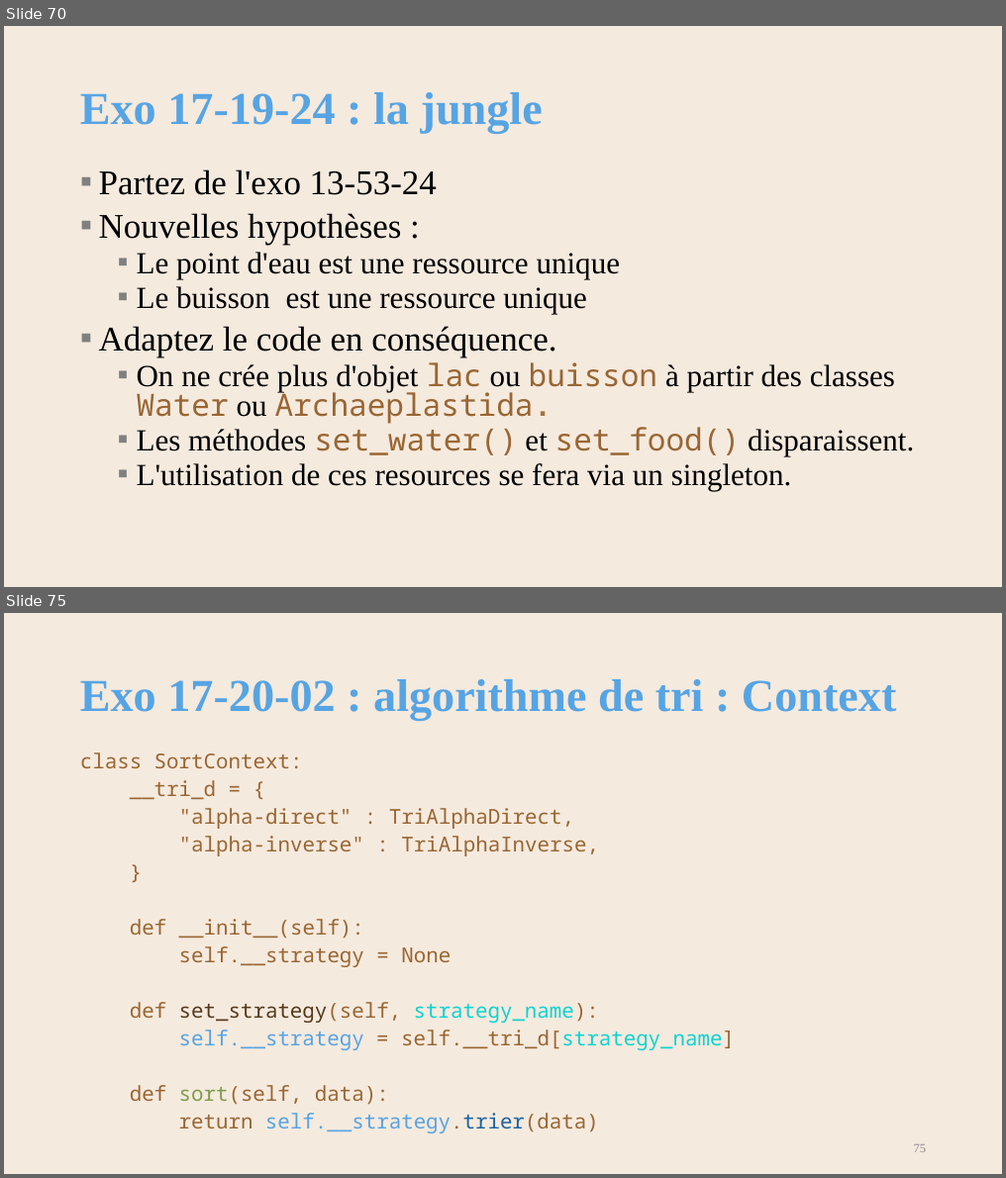
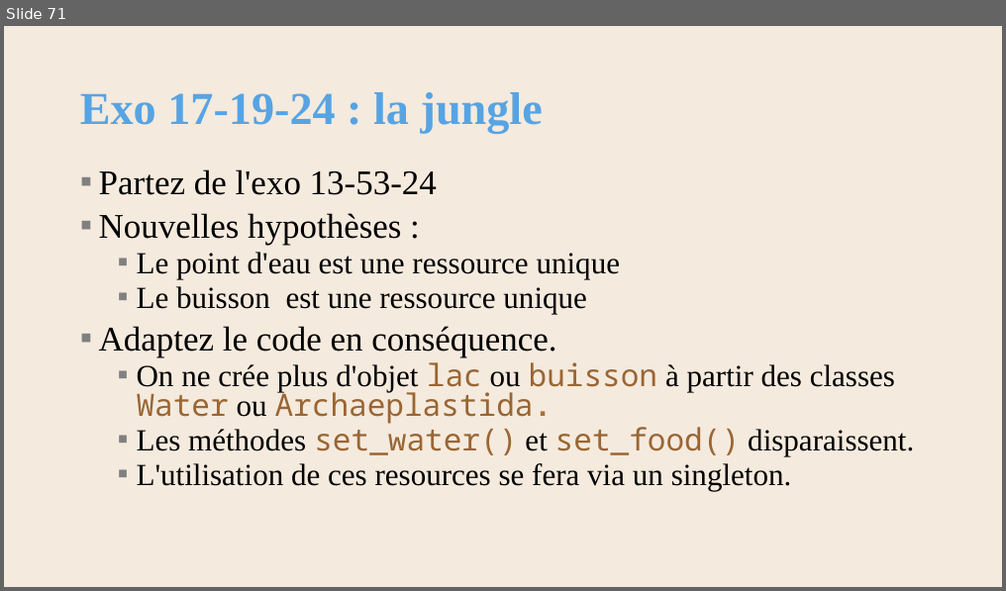
Before and after one commit to AlainWafflard/4IPO3, a slide deck: 17-POO-design-pattern/syllabus_17.pptx. Shown one above the other, each under a label of ours: slides 70 and 75 before the commit, slide 71 after it; the slides between them are not shown. The pictures are 1006x1178 and 1006x591 pixels, drawn with LibreOffice and Linux fonts; fonts in the diff are those of the drawing; background and template pictures are left out. Boxes give left, top, right and bottom in pixels: in the first picture for what was removed or moved away, otherwise in the second. Text is boxed around its words. In the diff, an @@ line names an element or a change of style, - is before the commit and + after.

```diff
--- a/17-POO-design-pattern/syllabus_17.pptx
+++ b/17-POO-design-pattern/syllabus_17.pptx
@@ slide 75 removed at box(4, 613, 1002, 1174), background #F5EADE @@
@@ title removed at box(80, 679, 896, 721) @@
-Exo 17-20-02 : algorithme de tri : Context
@@ text removed at box(80, 753, 735, 1134) @@
-class SortContext:
-__tri_d = {
-"alpha-direct" : TriAlphaDirect,
-"alpha-inverse" : TriAlphaInverse,
-}
-def __init__(self):
-self.__strategy = None
-def set_strategy(self, strategy_name):
-self.__strategy = self.__tri_d[strategy_name]
-def sort(self, data):
-return self.__strategy.trier(data)
@@ page number removed at box(914, 1145, 927, 1153) @@
-75
@@ what was slide 70 is now slide 71 @@
```
Also in this commit, not shown: 8 slides changed, 1 slide added, 5 other slides removed, 2 other files.
